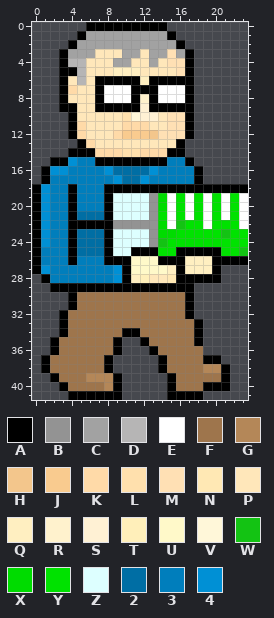
Two versions of one pixel-art sprite, Imgs/Walking 2.png. That is the earlier state.
The file is 24x42 pixels. Colours within 5 levels of each other are drawn and written as one.
Palette (. is transparent): A #000000  B #939393  C #a2a2a2  D #b6b5b5  E #ffffff  F #9e754c  G #b48758  H #f3c68c  J #f9cb8f  K #ffdaa8  L #ffe0ad  M #ffe0b4  N #ffe8b4  P #ffe7ba  Q #ffefc1  R #fff2cd  S #fff1d4  T #ffefba  U #fff9c9  V #fff7d9  W #13c313  X #00dc00  Y #00e200  Z #ddffff  2 #006ea4  3 #007ebc  4 #0090d5
Pixels before, first column x 0:
 0 ......AAAAAAAAA.........
 1 .....ACCCCCCCCCA........
 2 ....ACCCCCCCCCCCA.......
 3 ...ACCCPPPCCPCCMCA......
 4 ...ADDPPPCCPPCPMMA......
 5 ...AADPPPQQQPPPPMA......
 6 ...APDPAAAAAQAAAAA......
 7 ...AKPPAEEEAAAEEEA......
 8 ...APPPAEEEARAEEEA......
 9 ...AAPPAAAAASAAAAA......
10 ....APPPPPLVSSPMMA......
11 ....AKPPPPKKKPPMMA......
12 ....AKPPPKJJJHMMMA......
13 .....AKPPPPPPPPPA.......
14 ....AAAKKKLLKKKAA.......
15 ..AA433AAAAAAAA33A......
16 .A4433334222243333A.....
17 .A3333333422433333A.....
18 A433A333AAAAAAAAAAAAAAAA
19 A433A333AZZZZBXEYEYEYEYE
20 A433A333AZZZZBXEYEYEYEYE
21 A433A222AZZZZBYEYEYEYEYE
22 A433AAAAABBBBBXEWYYEYYYE
23 A433A222AZZZZBXXYYYYYWYY
24 A433A222AZZZZBWYYYYYYYYY
25 A333A222AZZAAAYYAAAAAYYW
26 A333A333AAAUUUAAAQQQAAAA
27 A433333334AUUUUQAQQQA...
28 .A33333334AQTPPNAAAAA...
29 ..AAAAAAAAAAAAAAAA......
30 ....AFFFFFFFFFFFFA......
31 ....AFFFFFFFFFFFFA......
32 ...AFFFFFFFFFFFFFA......
33 ...AFFFFFFFFFFFFFFA.....
34 ...AFFFFFFAAFFFFFFA.....
35 ..AFFFFFFA..AFFFFFA.....
36 ..AFFFFFFA...AFFFFF.....
37 .AFFFFFFA.....AFFFFAA...
38 .AFFFFFFA.....AFFFFGGA..
39 ..AFFFGGGA.....AFFFFFA..
40 ...AFFFFGA.....AFFFAAA..
41 ....AAAAAA.....AAAA.....
The same view after the edit:
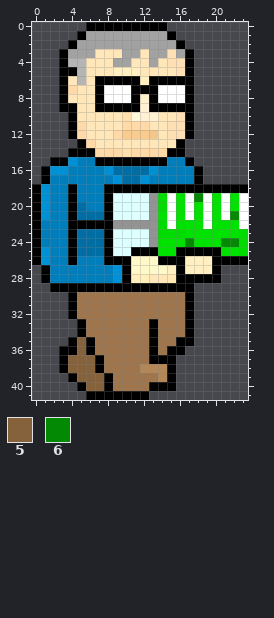
Colours new in this view: 5 #85613c  6 #048904
The edit:
Colour 2 replaces colour 3 in row 20 at x 5.
Colour 3 replaces colour 4 in rows 22 to 24 at x 1.
Colour 4 replaces colour 3 in rows 25 to 26 at x 1.
Colour 5 replaces colour F in rows 35 to 36 at x 5; in rows 37 to 38 at x 4 to 6; in row 39 at x 5; in row 40 at x 6 to 7.
Colour 5 replaces colour G in row 39 at x 6 to 7.
Colour 6 replaces colour Y in row 19 at x 18; in row 21 at x 22; in row 24 at x 17 and 21 to 22.
Colour A is added in row 37 at x 13; in row 40 at x 13 to 14; in row 41 at x 10 to 12.
Colour A replaces colour 4 in row 27 at x 1.
Colour A replaces colour F in row 32 at x 4; in rows 33 to 34 at x 5, 13 and 17; in row 35 at x 4, 6, 13 and 16 to 17; in row 36 at x 3 to 4, 6 and 15 to 16; in rows 37 to 38 at x 3, 7 and 15; in row 39 at x 4.
Colour A replaces colour F in row 40 at x 5.
Colour A replaces colour G in rows 39 to 40 at x 8.
Colour F is added in row 35 at x 10 to 11; in row 36 at x 10 to 12; in row 37 at x 9 to 12; in row 38 at x 9 to 11; in row 39 at x 10 to 13; in row 40 at x 10 to 12.
Colour F replaces colour A in row 34 at x 10 to 11; in row 35 at x 9 and 12; in row 36 at x 9; in rows 37 to 38 at x 8; in rows 39 to 40 at x 9.
Colour G is added in row 38 at x 12 to 13; in row 39 at x 14.
Colour G replaces colour A in row 38 at x 14.
Colour K replaces colour L in row 14 at x 11.
Colour P replaces colour M in row 10 at x 15; in row 12 at x 14.
Colour T replaces colour Q in row 28 at x 11.
Colour X replaces colour W in row 25 at x 23.
Colour X replaces colour Y in row 23 at x 16 and 23; in row 24 at x 23.
Colour Y replaces colour W in row 22 at x 16; in row 23 at x 21; in row 24 at x 14.
The edit erases colour A in row 27 at x 0; in row 32 at x 3; in rows 33 to 34 at x 3 and 18; in row 35 at x 2 and 18; in row 36 at x 2; in row 37 at x 1 and 19 to 20.
The edit erases colour A in row 38 at x 1 and 21; in row 39 at x 2 and 21; in row 40 at x 3 and 19 to 21; in row 41 at x 4 to 5 and 15 to 18.
The edit erases colour F in rows 33 to 34 at x 4; in row 35 at x 3; in row 36 at x 17 to 18; in rows 37 to 38 at x 2 and 16 to 18; in row 39 at x 3 and 16 to 20; in row 40 at x 4 and 16 to 18.
The edit erases colour G in row 38 at x 19 to 20.
Boxes around the changes in both pictures, in picture pixels (x1, y1, x2, y2):
changed: (131, 112, 176, 157)
changed: (32, 193, 248, 400)
